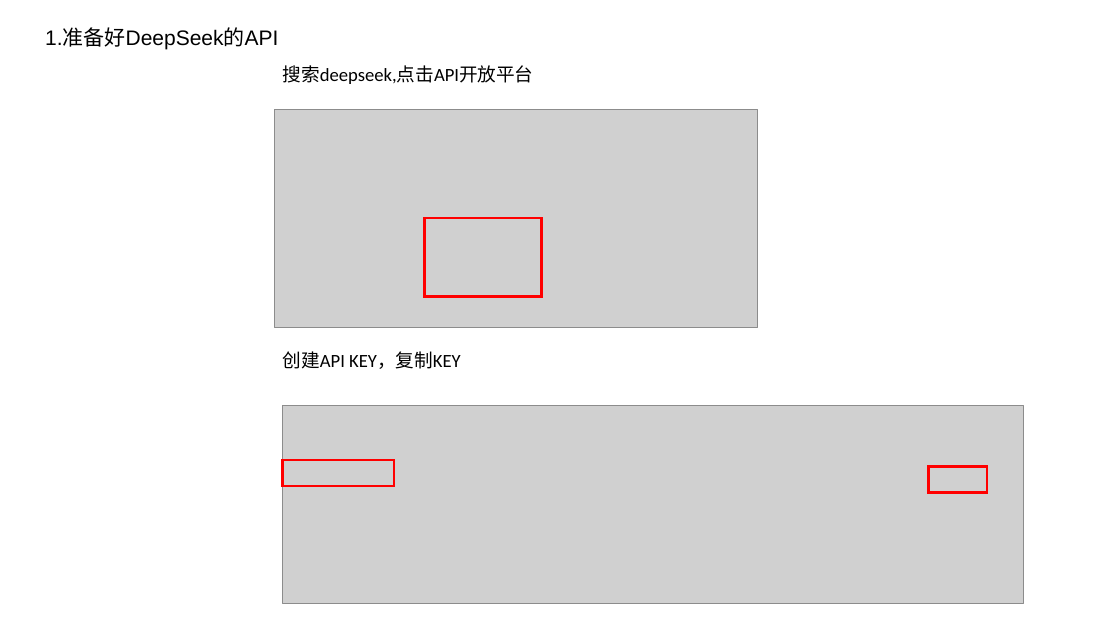
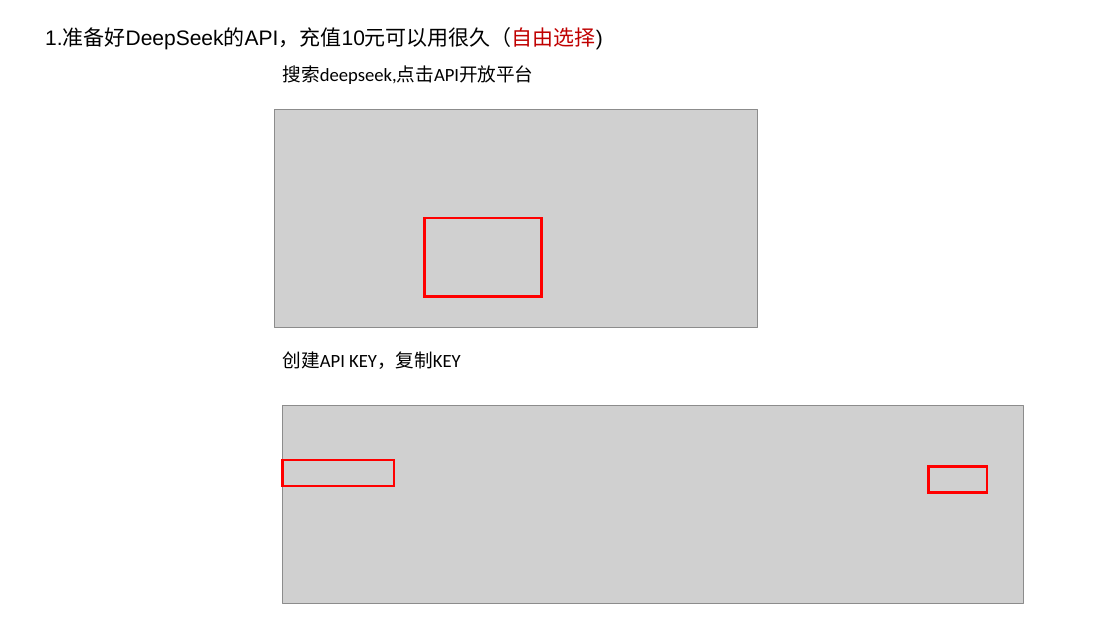
Before and after one commit to xielab2017/Bioinformatics_SUAT_2026_FALL, a slide deck: slide 2 of Week 0/LLM setup/安装deepseek harness教程.pptx. Drawn at 1120x630 pixels with LibreOffice and Linux fonts; fonts in the diff are those of the drawing; grey boxes stand for pictures. Boxes give left, top, right and bottom in pixels: in the first picture for what was removed or moved away, otherwise in the second. Text is boxed around its words. In the diff, an @@ line names an element or a change of style, - is before the commit and + after.

```diff
--- a/Week 0/LLM setup/安装deepseek harness教程.pptx
+++ b/Week 0/LLM setup/安装deepseek harness教程.pptx
@@ text at [45, 28, 603, 49]: text changed @@
-1.准备好DeepSeek的API
+1.准备好DeepSeek的API，充值10元可以用很久（自由选择)
```
Also in this commit, not shown: 1 other slide changed, 1 slide added.
